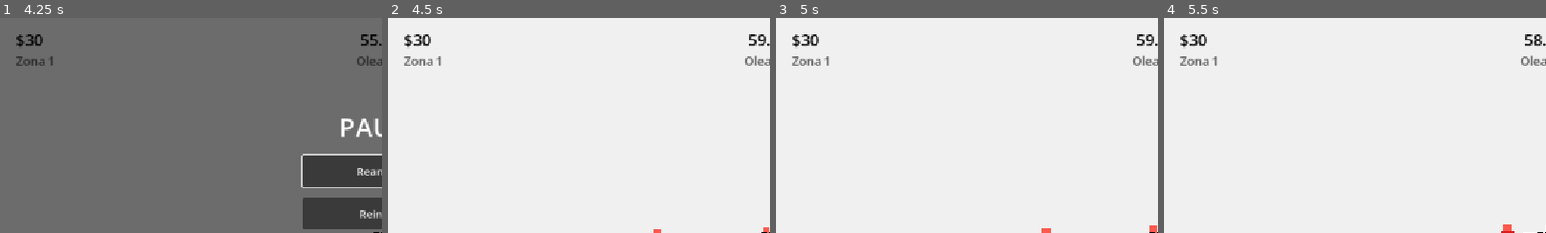
Above: before the commit, frames 1-4 (left to right).
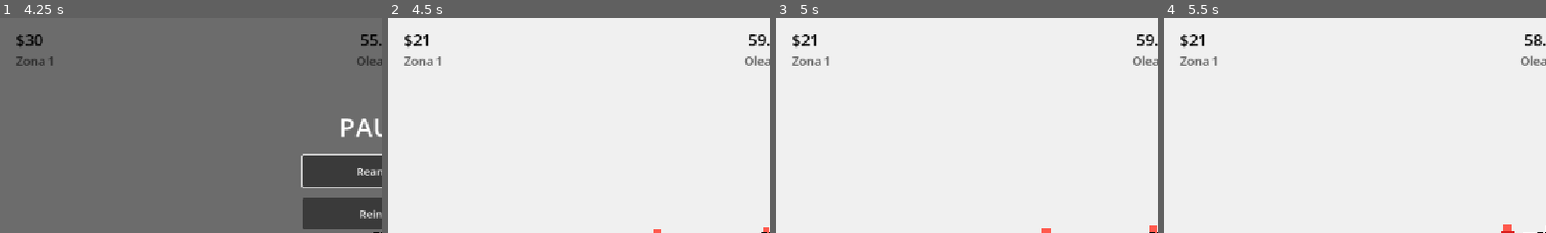
Above: after the commit, the same moments.

Repository: Veilen1/Deadline
Game: Godot game, scene res://scenes/main.tscn
Same seed, same stepped clock (60 frames per second), same inputs: the game is played once before the commit and once after it. This scene is started directly instead of the project's main scene.
Inputs (mouse positions are % of the whole screen's width and height, from its top left):
- Up to frame 1 (4.25 s): tap Enter at 0.5 s; move the mouse to (55, 50) at 0.52 s; press the mouse at (55, 50) at 0.53 s; hold W (move_forward) from 0.53 s (still down); tap Space (jump) at 0.77, 1.52, 3.02, 3.77 s; move the mouse to (45, 50) at 1.27 s; release the mouse at (45, 50) at 1.28 s; click (45, 50) at 1.35 s; move the mouse to (52, 48) at 2.02 s; press the mouse at (52, 48) at 2.03 s; move the mouse to (49, 52) at 2.77 s; release the mouse at (49, 52) at 2.78 s; click (49, 52) at 2.85 s; move the mouse to (57, 51) at 3.52 s; press the mouse at (57, 51) at 3.53 s; tap Escape (ui_cancel) at 4.15 s
- Up to frame 2 (4.5 s): release W (move_forward) at 4.25 s; release the mouse at (57, 51) at 4.25 s; click "Reiniciar" at 4.25 s
- Up to frame 3 (5 s): no input
- Up to frame 4 (5.5 s): move the mouse to (42, 49) at 5.02 s; hold W (move_forward) from 5.03 s (still down); click (42, 49) at 5.1 s; tap Space (jump) at 5.27 s
The pictures show only the part of the screen within x 0-50%, y 0-50%; the shares and areas given below are measured in that part.

Frame 1 is identical in both runs. In frame 2, 0.2% of the frame differs, in the area x 6-12%, y 7-14%; in frame 3, 0.2%; in frame 4, 0.2%.

Commit message:
feat(run): penalizar muerte y abandono con 30 por ciento

Diff:
--- a/scenes/ui/game_over_menu.gd
+++ b/scenes/ui/game_over_menu.gd
@@ -3,6 +3,7 @@
 const HUB_SCENE: String = "res://scenes/ui/hub.tscn"
 
 @onready var reason_label: Label = $CenterContainer/Menu/ReasonLabel
+@onready var penalty_label: Label = $CenterContainer/Menu/PenaltyLabel
 @onready var money_label: Label = $CenterContainer/Menu/MoneyLabel
 @onready var retry_button: Button = $CenterContainer/Menu/RetryButton
 @onready var hub_button: Button = $CenterContainer/Menu/HubButton
@@ -18,6 +19,15 @@
 func show_result(reason: String, money: int) -> void:
 	reason_label.text = _reason_text(reason)
 	money_label.text = "Plata acumulada: $%d" % money
+
+	if reason == "death" and GameState.last_death_penalty > 0:
+		penalty_label.text = "Penalización (%d%%): -$%d" % [
+			int(round(GameState.death_penalty * 100.0)), GameState.last_death_penalty
+		]
+		penalty_label.show()
+	else:
+		penalty_label.hide()
+
 	show()
 	Input.mouse_mode = Input.MOUSE_MODE_VISIBLE
 	retry_button.grab_focus()
--- a/scenes/ui/game_over_menu.tscn
+++ b/scenes/ui/game_over_menu.tscn
@@ -48,6 +48,14 @@
 text = "Fin de la run"
 horizontal_alignment = 1
 
+[node name="PenaltyLabel" type="Label" parent="CenterContainer/Menu"]
+visible = false
+layout_mode = 2
+theme_override_colors/font_color = Color(0.9, 0.3, 0.2, 1)
+theme_override_font_sizes/font_size = 18
+text = "Penalización (30%): -$0"
+horizontal_alignment = 1
+
 [node name="MoneyLabel" type="Label" parent="CenterContainer/Menu"]
 layout_mode = 2
 theme_override_colors/font_color = Color(0.85, 0.85, 0.85, 1)
--- a/scenes/ui/pause_menu.gd
+++ b/scenes/ui/pause_menu.gd
@@ -57,7 +57,7 @@
 
 
 func _on_restart_pressed() -> void:
-	GameState.save_game()
+	GameState.abandon_run()
 	get_tree().paused = false
 	get_tree().reload_current_scene()
 
@@ -88,14 +88,14 @@
 
 
 func _on_hub_pressed() -> void:
-	GameState.save_game()
+	GameState.abandon_run()
 	get_tree().paused = false
 	Input.mouse_mode = Input.MOUSE_MODE_VISIBLE
 	get_tree().change_scene_to_file(HUB_SCENE)
 
 
 func _on_main_menu_pressed() -> void:
-	GameState.save_game()
+	GameState.abandon_run()
 	get_tree().paused = false
 	Input.mouse_mode = Input.MOUSE_MODE_VISIBLE
 	get_tree().change_scene_to_file(MAIN_MENU_SCENE)
--- a/scenes/ui/settings.gd
+++ b/scenes/ui/settings.gd
@@ -47,6 +47,11 @@
 	reset_button.pressed.connect(_on_reset_pressed)
 	back_button.pressed.connect(_on_back_pressed)
 	reset_dialog.confirmed.connect(_on_reset_confirmed)
+
+	if overlay_mode:
+		# Borrar progreso en plena run dejaría la partida en un estado inválido.
+		reset_button.disabled = true
+		reset_button.tooltip_text = "Terminá la run para borrar el progreso."
 
 	back_button.grab_focus()
 
--- a/scripts/autoloads/game_state.gd
+++ b/scripts/autoloads/game_state.gd
@@ -15,6 +15,9 @@
 
 # Tiempo base por defecto, antes de mejoras.
 @export var default_run_time: float = 60.0
+
+# Fracción de la plata recaudada en la run que se pierde al morir o abandonar.
+@export var death_penalty: float = 0.30
 
 # Ruta y switch de persistencia. Los tests pueden usar una ruta temporal.
 var save_path: String = DEFAULT_SAVE_PATH
@@ -39,6 +42,10 @@
 # Tiempo restante de la run actual.
 var run_timer: float = 0.0
 
+# Plata al empezar la run, para calcular lo recaudado y la penalización.
+var run_start_money: int = 0
+var last_death_penalty: int = 0
+
 # Mejoras compradas. Persisten entre runs.
 var upgrades: Dictionary = {}
 
@@ -92,6 +99,8 @@
 
 func start_run() -> void:
 	is_run_active = true
+	run_start_money = money
+	last_death_penalty = 0
 	run_timer = base_run_time
 	timer_changed.emit(run_timer)
 	run_started.emit()
@@ -113,13 +122,40 @@
 	# Ignora llamadas repetidas (ej. muerte y timer en el mismo frame).
 	if not is_run_active:
 		return
-	is_run_active = false
-
-	# TODO: Fase 2.4 — aplicar consecuencias por motivo (ej. penalización por muerte).
+
+	if reason == "death":
+		_apply_death_penalty()
+	else:
+		last_death_penalty = 0
+	is_run_active = false
+
+	# TODO: Fase 2.4 — aplicar consecuencias específicas por motivo.
 	if not VALID_END_REASONS.has(reason):
 		push_warning("GameState.end_run: motivo desconocido '%s'" % reason)
 	run_ended.emit(reason)
 	save_game()
+
+
+func abandon_run() -> void:
+	# Salir de la run desde la pausa cuenta como muerte.
+	if not is_run_active:
+		return
+
+	_apply_death_penalty()
+	is_run_active = false
+	save_game()
+
+
+func _apply_death_penalty() -> void:
+	last_death_penalty = 0
+	var earned: int = maxi(money - run_start_money, 0)
+	if earned <= 0:
+		return
+
+	var rate: float = clampf(death_penalty, 0.0, 1.0)
+	var penalty: int = mini(int(round(float(earned) * rate)), money)
+	last_death_penalty = penalty
+	money -= penalty
 
 
 func reset_run() -> void:
@@ -137,6 +173,8 @@
 	base_run_time = default_run_time
 	is_run_active = false
 	run_timer = base_run_time
+	run_start_money = 0
+	last_death_penalty = 0
 	_is_loading = false
 	save_game()
 
@@ -183,5 +221,10 @@
 
 
 func _exit_tree() -> void:
+	# Si se cierra el juego en plena run, también cuenta como abandono.
+	if is_run_active:
+		_apply_death_penalty()
+		is_run_active = false
+
 	# Último intento de guardado al cerrar el juego.
 	save_game()
